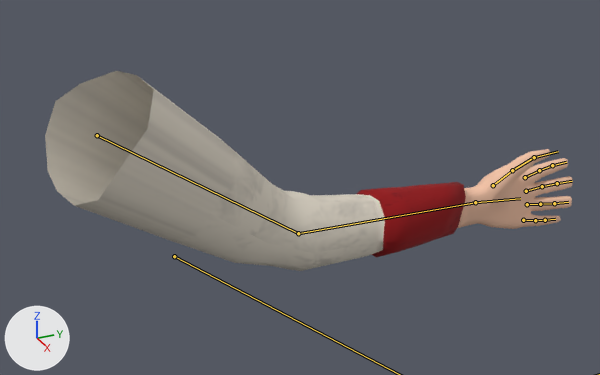
The FBX model Game/res/assets/models/Animation/Character/LeftArm.fbx: old version first, new version second.
The view is the same before and after, from a camera (50 mm lens) standing at (62.9, -15.0, 29.7) and looking at (-18.9, 21.8, -11.1). Arrows for +X, +Y and +Z are at lower left; the lights stay in place. The bones that bend it are drawn over the model as lines.
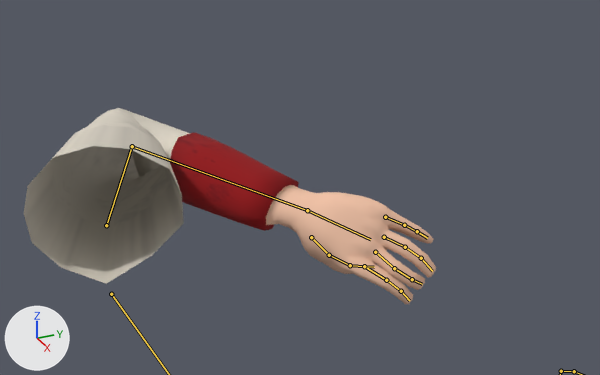
Commit message: Gloop Anim impl

The newer file adds an action. The first version stands in its rest pose; the second is drawn at frame 125 of the action 'Armature|GloopUse_L'.

What differs and where, as boxes [x1, y1, x2, y2] in the pictures (600 x 375 px):
'Cube.003', posed (22% narrower): before [45, 71, 573, 271]; after [24, 108, 436, 304]
bone 'L_UpperArm', root to tip: before (97, 135) to (298, 233); after (106, 225) to (132, 146)
bone 'L_Forearm', root to tip: before (298, 233) to (475, 202); after (132, 146) to (307, 210)
bone 'L_Hand', root to tip: before (475, 202) to (520, 198); after (307, 210) to (370, 239)
bone 'L_Thumb', root to tip: before (493, 185) to (512, 170); after (311, 237) to (329, 255)
bone 'L_Thumb.001', root to tip: before (512, 170) to (534, 157); after (329, 255) to (350, 265)
bone 'L_Thumb.002', root to tip: before (534, 157) to (558, 151); after (350, 265) to (374, 267)
bone 'L_Pointer', root to tip: before (525, 177) to (539, 170); after (364, 266) to (386, 280)
bone 'L_Pointer.001', root to tip: before (539, 170) to (552, 165); after (386, 280) to (401, 291)
bone 'L_Pointer.002', root to tip: before (552, 165) to (566, 162); after (401, 291) to (409, 300)
bone 'L_Middle', root to tip: before (526, 191) to (542, 186); after (375, 252) to (394, 268)
bone 'L_Middle.001', root to tip: before (542, 186) to (557, 183); after (394, 268) to (412, 279)
bone 'L_Middle.002', root to tip: before (557, 183) to (572, 181); after (412, 279) to (422, 284)
bone 'L_Ring', root to tip: before (527, 204) to (540, 204); after (384, 237) to (405, 247)
bone 'L_Ring.001', root to tip: before (540, 204) to (554, 203); after (405, 247) to (421, 258)
bone 'L_Ring.002', root to tip: before (554, 203) to (568, 202); after (421, 258) to (432, 271)
bone 'L_Pinky', root to tip: before (523, 220) to (535, 220); after (385, 217) to (404, 225)
bone 'L_Pinky.002', root to tip: before (545, 220) to (555, 219); after (417, 231) to (427, 238)

What the commit changed:
Bone 'L_UpperArm' (bone_l_upperarm) moves from (0.0, 0.0, 0.0) to (3.19, 0.12, -1.56).
Bone 'L_UpperArm' (bone_l_upperarm) turns from (0, 0, 0) to (4, 55, 65) degrees about its own x, y and z.
Bone 'L_Forearm' (bone_l_forearm) turns from (0, 0, 0) to (99, 13, 30) degrees about its own x, y and z.
Bone 'L_Hand' (bone_l_hand) turns from (0, 0, 0) to (-8, 51, -24) degrees about its own x, y and z.
Bone 'L_Thumb' (bone_l_thumb) turns from (0, 0, 0) to (-15, 0, -21) degrees about its own x, y and z.
Bone 'L_Thumb.001' (bone_l_thumb_001) turns from (0, 0, 0) to (-9, -15, -3) degrees about its own x, y and z.
Bone 'L_Thumb.002' (bone_l_thumb_002) turns from (0, 0, 0) to (-3, -27, 6) degrees about its own x, y and z.
Bone 'L_Pointer' (bone_l_pointer) moves from (0.0, 0.0, 0.0) to (0.01, 0.02, 0.0).
Bone 'L_Pointer' (bone_l_pointer) turns from (0, 0, 0) to (-10, 6, -8) degrees about its own x, y and z.
Bone 'L_Pointer.001' (bone_l_pointer_001) turns from (0, 0, 0) to (14, 1, -16) degrees about its own x, y and z.
Bone 'L_Pointer.002' (bone_l_pointer_002) turns from (0, 0, 0) to (11, 2, -13) degrees about its own x, y and z.
Bone 'L_Middle' (bone_l_middle) moves from (0.0, 0.0, 0.0) to (0.01, 0.01, 0.0).
Bone 'L_Middle' (bone_l_middle) turns from (0, 0, 0) to (5, -1, 6) degrees about its own x, y and z.
Bone 'L_Middle.001' (bone_l_middle_001) turns from (0, 0, 0) to (-4, 0, -28) degrees about its own x, y and z.
Bone 'L_Middle.002' (bone_l_middle_002) turns from (0, 0, 0) to (-4, -1, -30) degrees about its own x, y and z.
Bone 'L_Ring' (bone_l_ring) moves from (0.0, 0.0, 0.0) to (0.01, 0.01, 0.0).
Bone 'L_Ring' (bone_l_ring) turns from (0, 0, 0) to (3, -2, 3) degrees about its own x, y and z.
Bone 'L_Ring.001' (bone_l_ring_001) turns from (0, 0, 0) to (5, -1, -16) degrees about its own x, y and z.
Bone 'L_Ring.002' (bone_l_ring_002) turns from (0, 0, 0) to (5, 0, -14) degrees about its own x, y and z.
Bone 'L_Pinky' (bone_l_pinky) moves from (0.0, 0.0, 0.0) to (0.01, 0.01, 0.0).
Bone 'L_Pinky' (bone_l_pinky) turns from (0, 0, 0) to (0, -10, -16) degrees about its own x, y and z.
Bone 'L_Pinky.002' (bone_l_pinky_002) turns from (0, 0, 0) to (-3, 2, -6) degrees about its own x, y and z.
